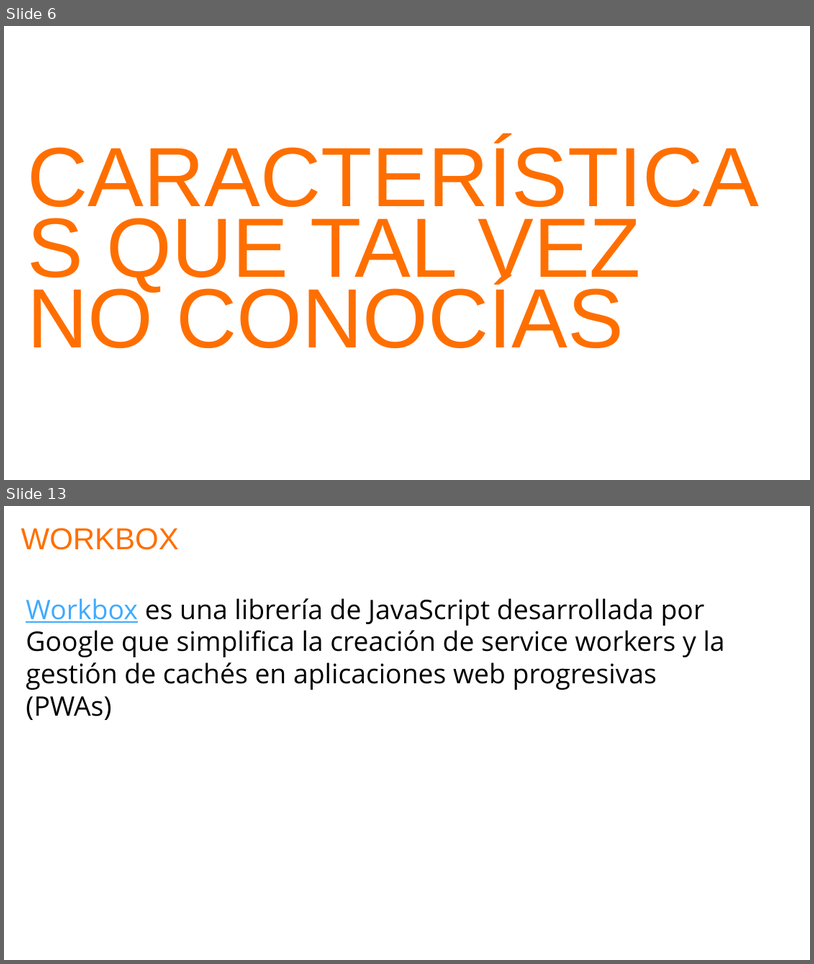
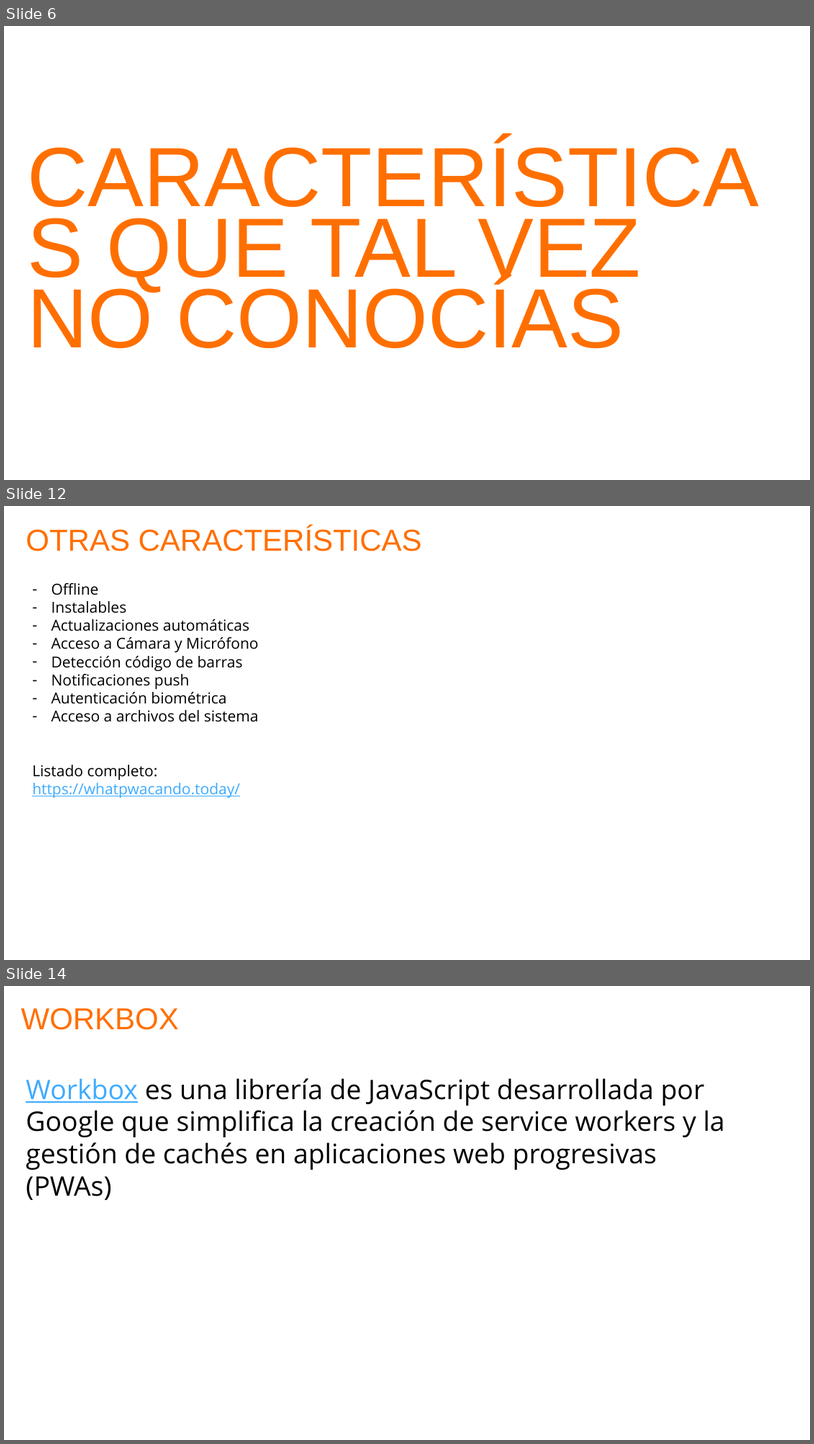
Before and after one commit to matew17/PWA-talk, a slide deck: PWA-Workbox.pptx. Shown one above the other, each under a label of ours: slides 6 and 13 before the commit, slides 6, 12 and 14 after it; the slides between them are not shown. The pictures are 814x964 and 814x1444 pixels, drawn with LibreOffice and Linux fonts; fonts in the diff are those of the drawing; background and template pictures are left out. Boxes give left, top, right and bottom in pixels: in the first picture for what was removed or moved away, otherwise in the second. Text is boxed around its words. In the diff, an @@ line names an element or a change of style, - is before the commit and + after.

```diff
--- a/PWA-Workbox.pptx
+++ b/PWA-Workbox.pptx
@@ slide 12 added at box(4, 506, 810, 960), background #FFFFFF @@
@@ title added at box(26, 526, 422, 551), 36 pt, text gradient #FF6F00 to #FFB800 @@
+OTRAS CARACTERÍSTICAS
@@ text added at box(32, 583, 259, 798), 18 pt, text #000000 @@
+– Offline
+– Instalables
+– Actualizaciones automáticas
+– Acceso a Cámara y Micrófono
+– Detección código de barras
+– Notificaciones push
+– Autenticación biométrica
+– Acceso a archivos del sistema
+Listado completo:
+https://whatpwacando.today/
@@ what was slide 13 is now slide 14 @@
```
Also in this commit, not shown: 7 slides changed.
